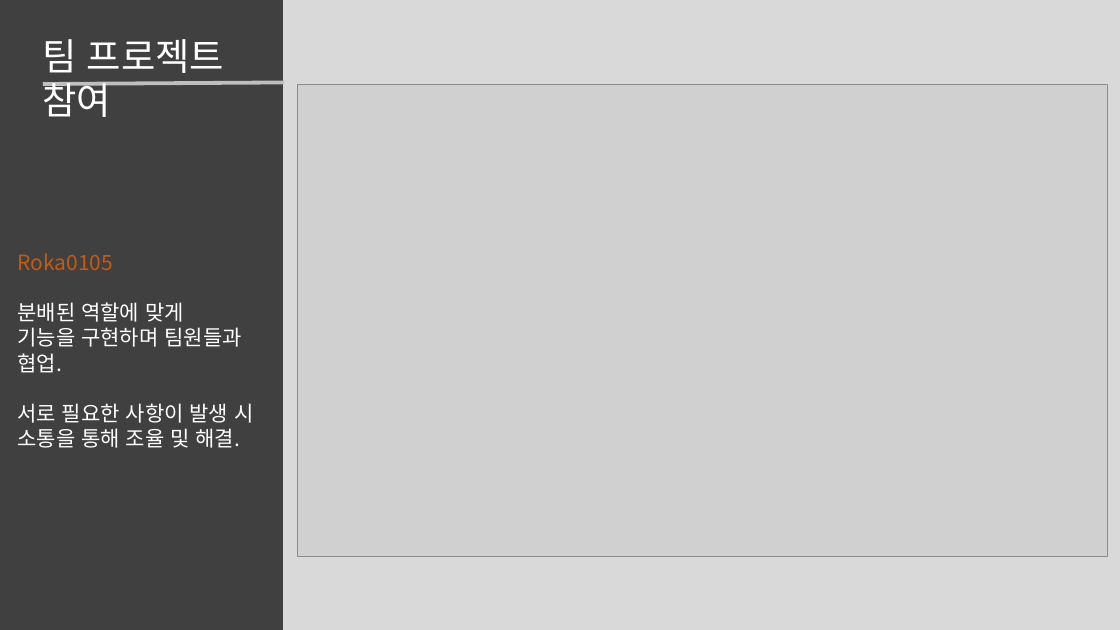
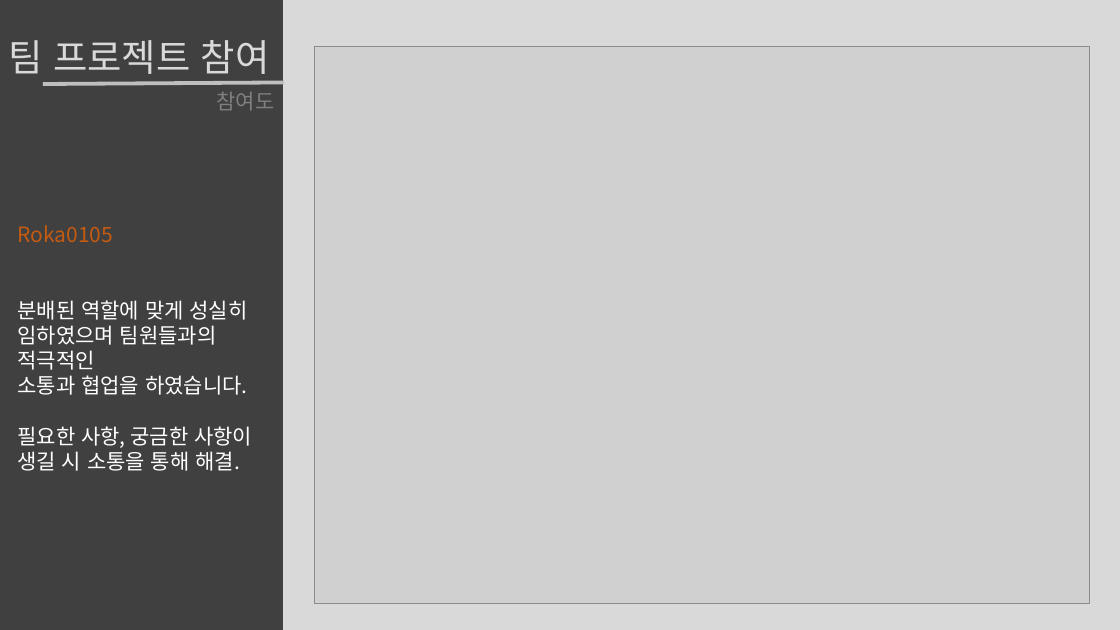
Before and after one commit to roka0105/Team.Yggdrasil_Server, a slide deck: slide 5 of 최예람 포트폴리오.pptx (slide 4 before the commit). Drawn at 1120x630 pixels with LibreOffice and Linux fonts; fonts in the diff are those of the drawing; grey boxes stand for pictures. Boxes give left, top, right and bottom in pixels: in the first picture for what was removed or moved away, otherwise in the second. Text is boxed around its words. In the diff, an @@ line names an element or a change of style, - is before the commit and + after.

```diff
--- a/최예람 포트폴리오.pptx
+++ b/최예람 포트폴리오.pptx
@@ text "팀 프로젝트 참여": place and size @@
-text "팀 프로젝트 참여" at (42,39,224,117)
+text "팀 프로젝트 참여" at (8,40,270,81)
@@ text "팀 프로젝트 참여" at (8,40,270,81): text colour #FFFFFF to #D9D9D9 @@
@@ picture: place and size @@
-picture at (297,84,1107,557)
+picture at (315,47,1090,603)
@@ text added at (216,92,274,111), 18 pt, text #808080 @@
+참여도
@@ text "Roka0105": place and size @@
-text "Roka0105" at (17,253,253,448)
+text "Roka0105" at (17,225,252,471)
@@ text at (17,300,252,471): text changed @@
-분배된 역할에 맞게
-기능을 구현하며 팀원들과 협업.
-서로 필요한 사항이 발생 시
-소통을 통해 조율 및 해결.
+분배된 역할에 맞게 성실히
+임하였으며 팀원들과의 적극적인
+소통과 협업을 하였습니다.
+필요한 사항, 궁금한 사항이
+생길 시 소통을 통해 해결.
```
Also in this commit, not shown: 14 other slides changed, 7 slides added, 3 slides removed, 11 other files.
